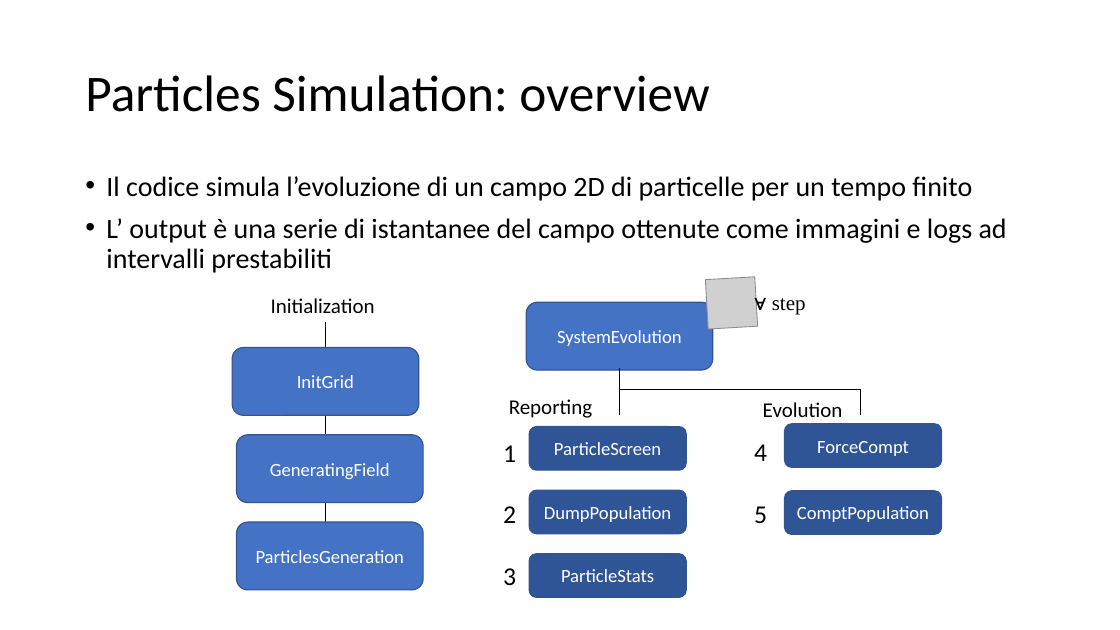
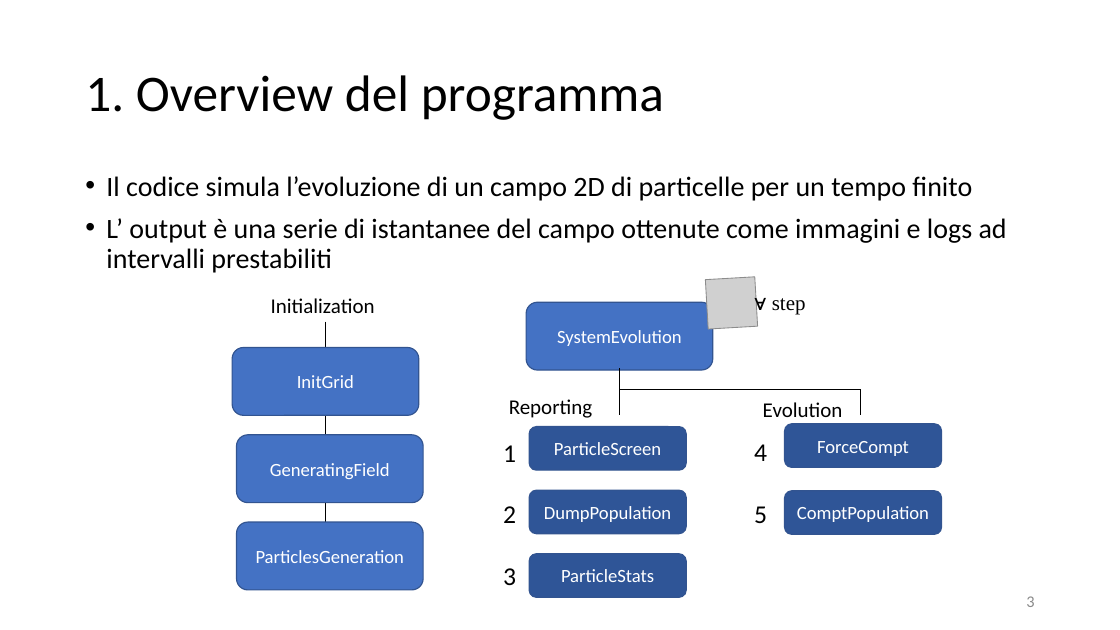
Before and after one commit to piepor/particles-simulation-parallel, a slide deck: slide 3 of presentazione/presentazione.pptx. Drawn at 1120x630 pixels with LibreOffice and Linux fonts; fonts in the diff are those of the drawing; grey boxes stand for pictures. Boxes give left, top, right and bottom in pixels: in the first picture for what was removed or moved away, otherwise in the second. Text is boxed around its words. In the diff, an @@ line names an element or a change of style, - is before the commit and + after.

```diff
--- a/presentazione/presentazione.pptx
+++ b/presentazione/presentazione.pptx
@@ title at bbox=[85, 75, 664, 120]: text changed @@
-Particles Simulation: overview
+1. Overview del programma
@@ page number added at bbox=[1026, 596, 1034, 607], 14 pt, text #8C8C8C @@
+3
```
Also in this commit, not shown: 16 other slides changed, 3 slides added, 4 other files.
